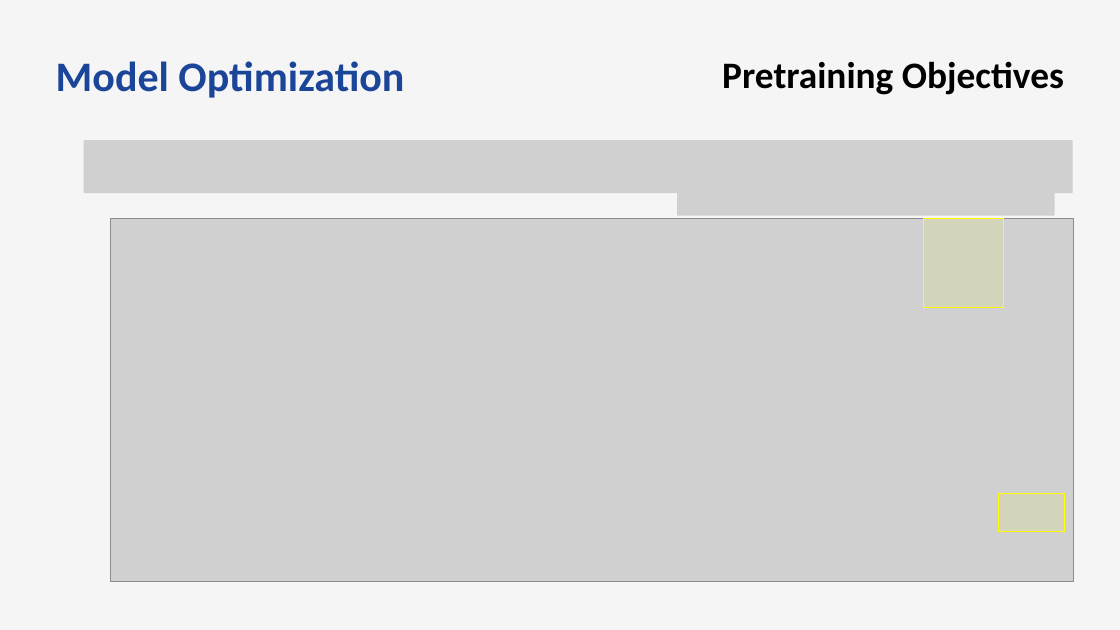
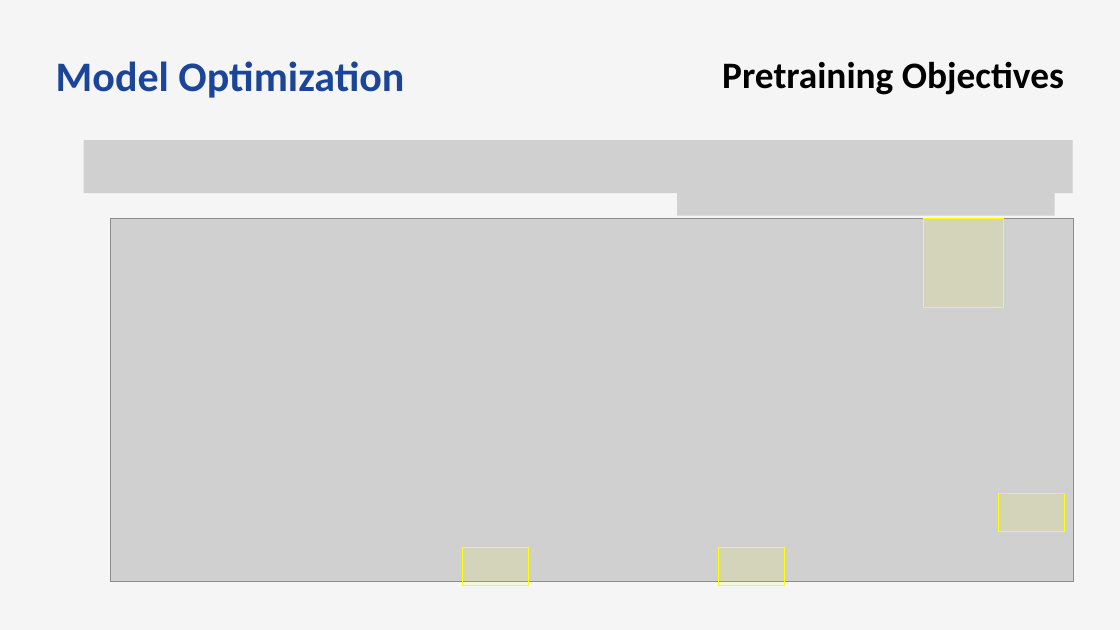
Before and after one commit to bts1991/study, a slide deck: slide 21 of 논문 Review/Others/paper_review.pptx. Drawn at 1120x630 pixels with LibreOffice and Linux fonts; fonts in the diff are those of the drawing; grey boxes stand for pictures. Boxes give left, top, right and bottom in pixels: in the first picture for what was removed or moved away, otherwise in the second. Text is boxed around its words. In the diff, an @@ line names an element or a change of style, - is before the commit and + after.

```diff
--- a/논문 Review/Others/paper_review.pptx
+++ b/논문 Review/Others/paper_review.pptx
@@ rectangle added at [463, 548, 528, 586], fill #FFFF00 at 10% opacity, outline #FFFF00 0.75 pt @@
@@ rectangle added at [718, 548, 784, 586], fill #FFFF00 at 10% opacity, outline #FFFF00 0.75 pt @@
```
Also in this commit, not shown: 8 other slides changed, 2 other files.
